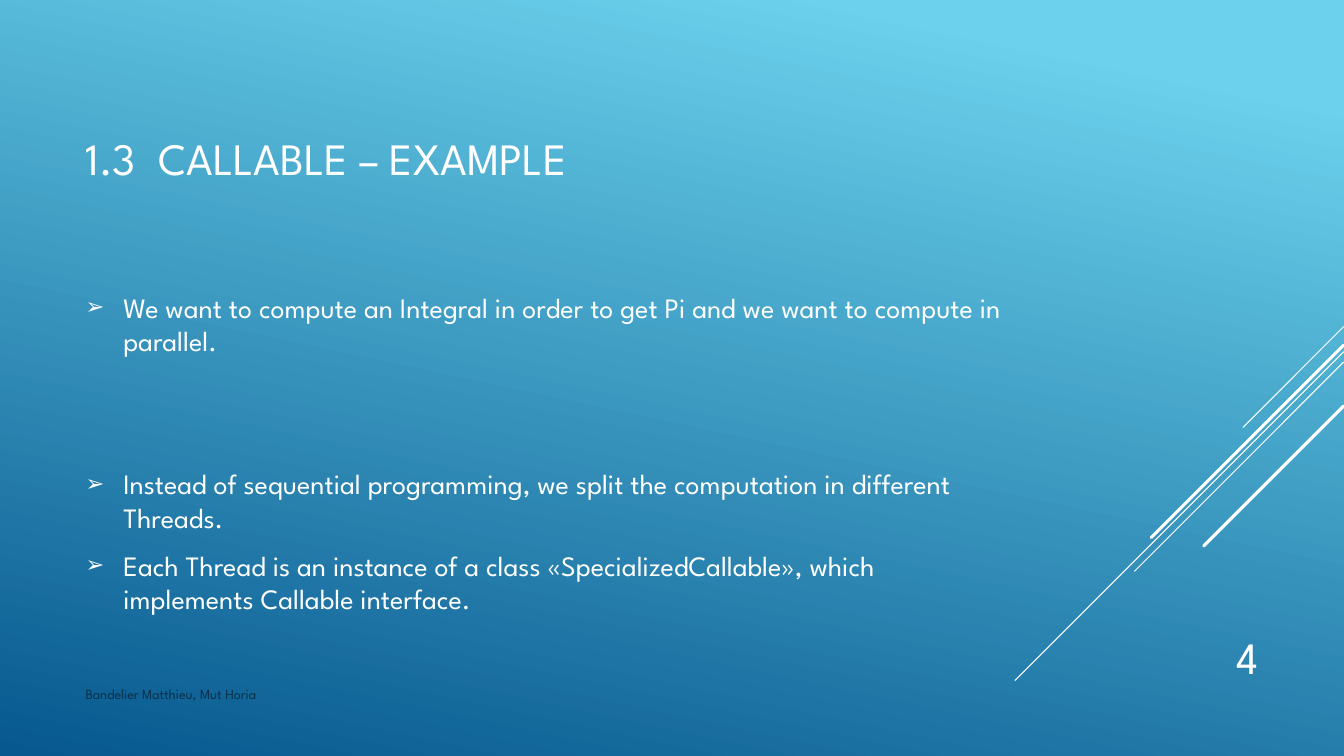
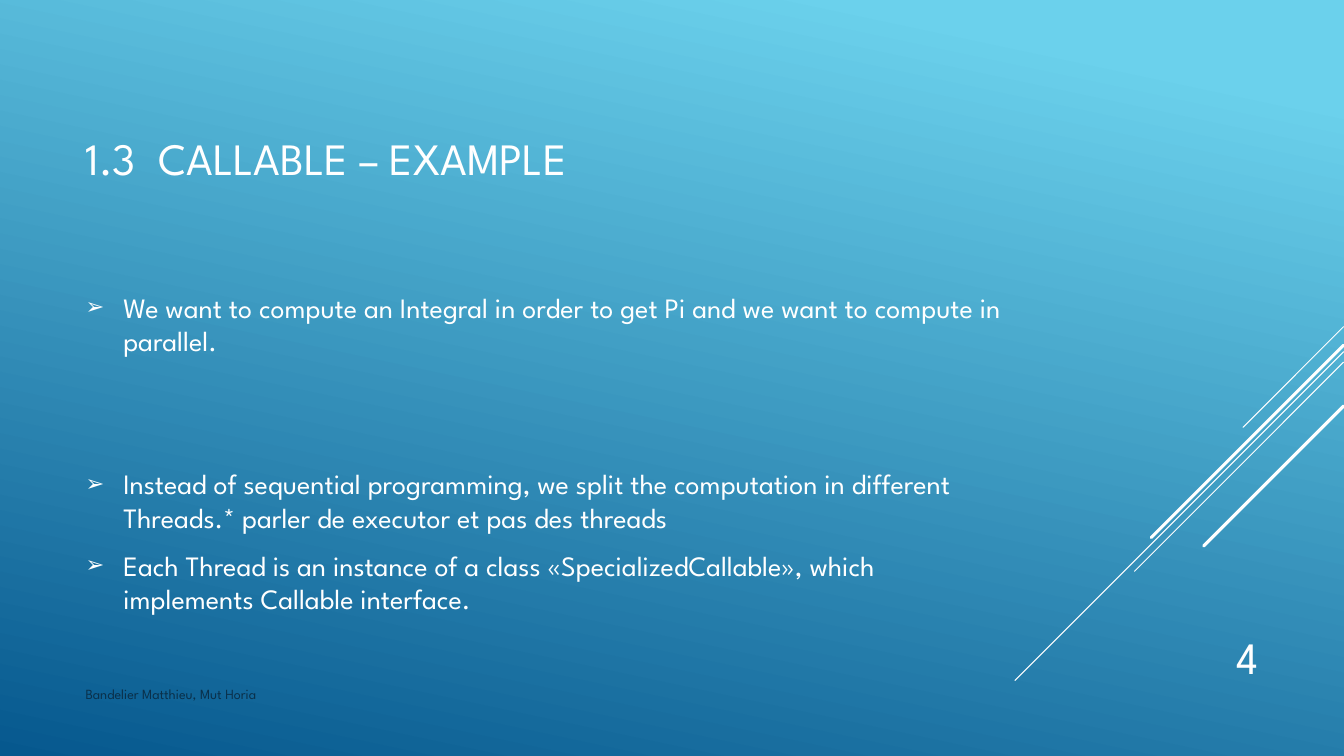
Before and after one commit to Drakesinger/FutureTaskAndCallable, a slide deck: slide 4 of presentation/CallableFutureTask.pptx. Drawn at 1344x756 pixels with LibreOffice and Linux fonts; fonts in the diff are those of the drawing. Boxes give left, top, right and bottom in pixels: in the first picture for what was removed or moved away, otherwise in the second. Text is boxed around its words. In the diff, an @@ line names an element or a change of style, - is before the commit and + after.

Commit message:
presentation mat commit

```diff
--- a/presentation/CallableFutureTask.pptx
+++ b/presentation/CallableFutureTask.pptx
@@ text at box(123, 474, 950, 534): text changed @@
-➢ Instead of sequential programming, we split the computation in different Threads.
+➢ Instead of sequential programming, we split the computation in different Threads.* parler de executor et pas des threads
```
